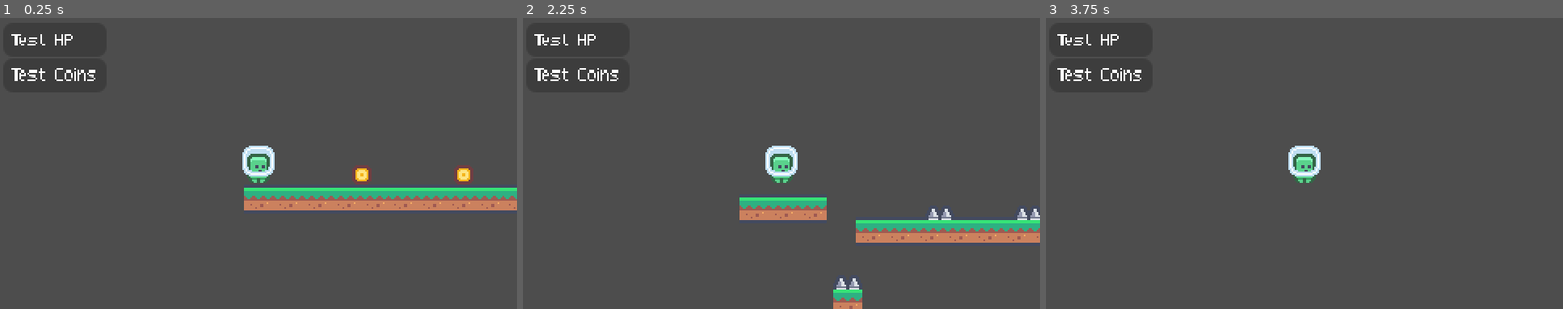
Above: before the commit, frames 1-3 (left to right).
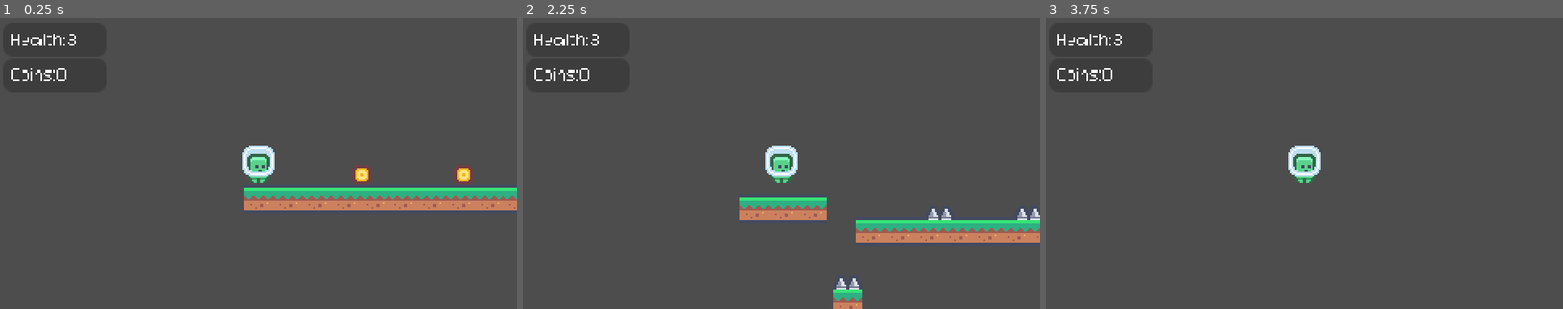
Above: after the commit, the same moments.

Repository: platz-halter/mario_clone
Game: Godot game, scene res://world.tscn
Same seed, same stepped clock (60 frames per second), same inputs: the game is played once before the commit and once after it.
Inputs:
- Up to frame 1 (0.25 s): no input
- Up to frame 2 (2.25 s): tap Enter at 0.5, 2 s; hold Shift (dash) 0.53-1.28 s; hold Right (ui_right) 0.53-2.03 s; tap Up (ui_up) at 0.77, 1.52 s; tap Space at 1.25 s; tap Shift (dash) at 1.35 s; hold Left (ui_left) from 2.03 s (still down); hold Shift (dash) from 2.03 s (still down); tap 1 (sys_level1) at 2.1 s
- Up to frame 3 (3.75 s): tap Space at 2.75 s; release Left (ui_left) at 2.78 s; release Shift (dash) at 2.78 s; hold Right (ui_right) from 2.78 s (still down); tap 2 (sys_level2) at 2.85 s; tap Up (ui_up) at 3.02 s; tap Shift (dash) at 3.05 s; tap Enter at 3.5 s; hold Shift (dash) from 3.53 s (still down); tap 3 (sys_level3) at 3.6 s

The runs differ from the first frame. In frame 1, 0.5% of the frame differs, in the area x 2-19%, y 5-22%; in frame 2, 0.5%; in frame 3, 0.5%.
Error before the commit: Parse Error: Identifier "dash" not declared in the current scope. (res://player.gd:23)
Error after the commit: Invalid access to property or key 'time_left' on a base object of type 'null instance'. (res://player.gd:39)

Commit message:
Added timers for dash

Diff:
--- a/Dash.gd
+++ /dev/null
@@ -1,10 +0,0 @@
-extends Node2D
-
-onready var duration_timer = $DurationTimer
-
-func start_dash (duration):
-	duration_timer.wait_time = duration
-	duration_timer.start()
-
-func is_dashing():
-		return !duration_timer.is_stopped()
--- a/dash.tscn
+++ b/dash.tscn
@@ -1,5 +1,6 @@
-[gd_scene format=3 uid="uid://drby643tge80l"]
+[gd_scene format=3 uid="uid://bhwhyk18gsgp"]
 
 [node name="Dash" type="Node2D"]
 
-[node name="duration timer" type="Timer" parent="."]
+[node name="duration_timer" type="Timer" parent="."]
+one_shot = true
--- a/player.gd
+++ b/player.gd
@@ -20,7 +20,6 @@
 	velocity		= Vector2(0,0)
 	dash_cooldown 	= 0
 	parent 			= get_parent()
-	dash			= $Dash
 
 func _physics_process(delta):
 	#Misc
@@ -37,10 +36,11 @@
 
 	#Gravity
 	velocity.y += local_grav
+	print($dash_timer.time_left)
 
 	#Movement controller
 	if Input.is_action_pressed("dash"): #WIP
-		local_speed += dash_max
+		pass
 	else:
 		local_speed = max_speed
 
@@ -70,10 +70,3 @@
 		area.remove_from_group("coins") # --> Coin destroys itself
 	if area.is_in_group("portal"):
 		parent.load_level(parent.level1)
-
-
-func _process(delta):
-	var move_direction = get_move_direction()
-
-	if Input.is_action_just_pressed("Dash"):
-		dash.start_dash(dash_duration)
--- a/player.tscn
+++ b/player.tscn
@@ -38,6 +38,18 @@
 [node name="player_camera" type="Camera2D" parent="."]
 position_smoothing_speed = 1.0
 
+[node name="collision_detector" type="Area2D" parent="."]
+
+[node name="player_hitbox" type="CollisionShape2D" parent="collision_detector"]
+position = Vector2(0, 3)
+shape = SubResource("RectangleShape2D_r6ur2")
+
+[node name="dash_duration" type="Timer" parent="."]
+
+[node name="dash_cooldown" type="Timer" parent="."]
+wait_time = 10.13
+one_shot = true
+
 [node name="HealthBar" type="ProgressBar" parent="."]
 offset_left = -158.0
 offset_top = -87.0
@@ -76,10 +88,4 @@
 text = "Test: Coins"
 label_settings = SubResource("LabelSettings_gdspq")
 
-[node name="collision_detector" type="Area2D" parent="."]
-
-[node name="player_hitbox" type="CollisionShape2D" parent="collision_detector"]
-position = Vector2(0, 3)
-shape = SubResource("RectangleShape2D_r6ur2")
-
 [connection signal="area_entered" from="collision_detector" to="." method="_on_collision_detector_area_entered"]
--- a/world.tscn
+++ b/world.tscn
@@ -13,9 +13,4 @@
 
 [node name="Player" parent="." groups=["player"] instance=ExtResource("2_2jgat")]
 position = Vector2(-74, 33)
-max_speed = null
 local_grav = 4
-jump_cooldown = null
-max_health = null
-dash_max = null
-dash_duration = null
